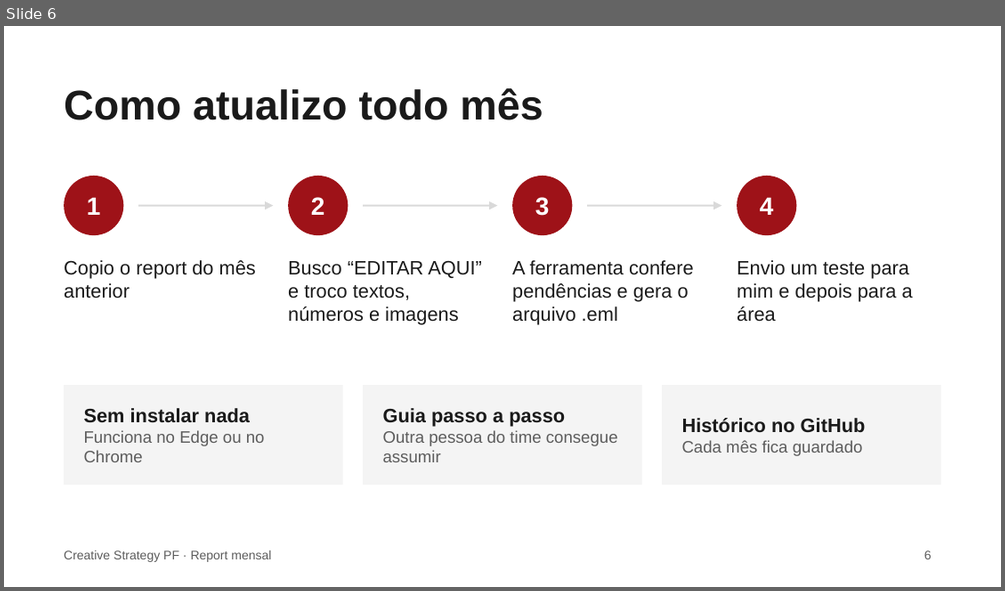
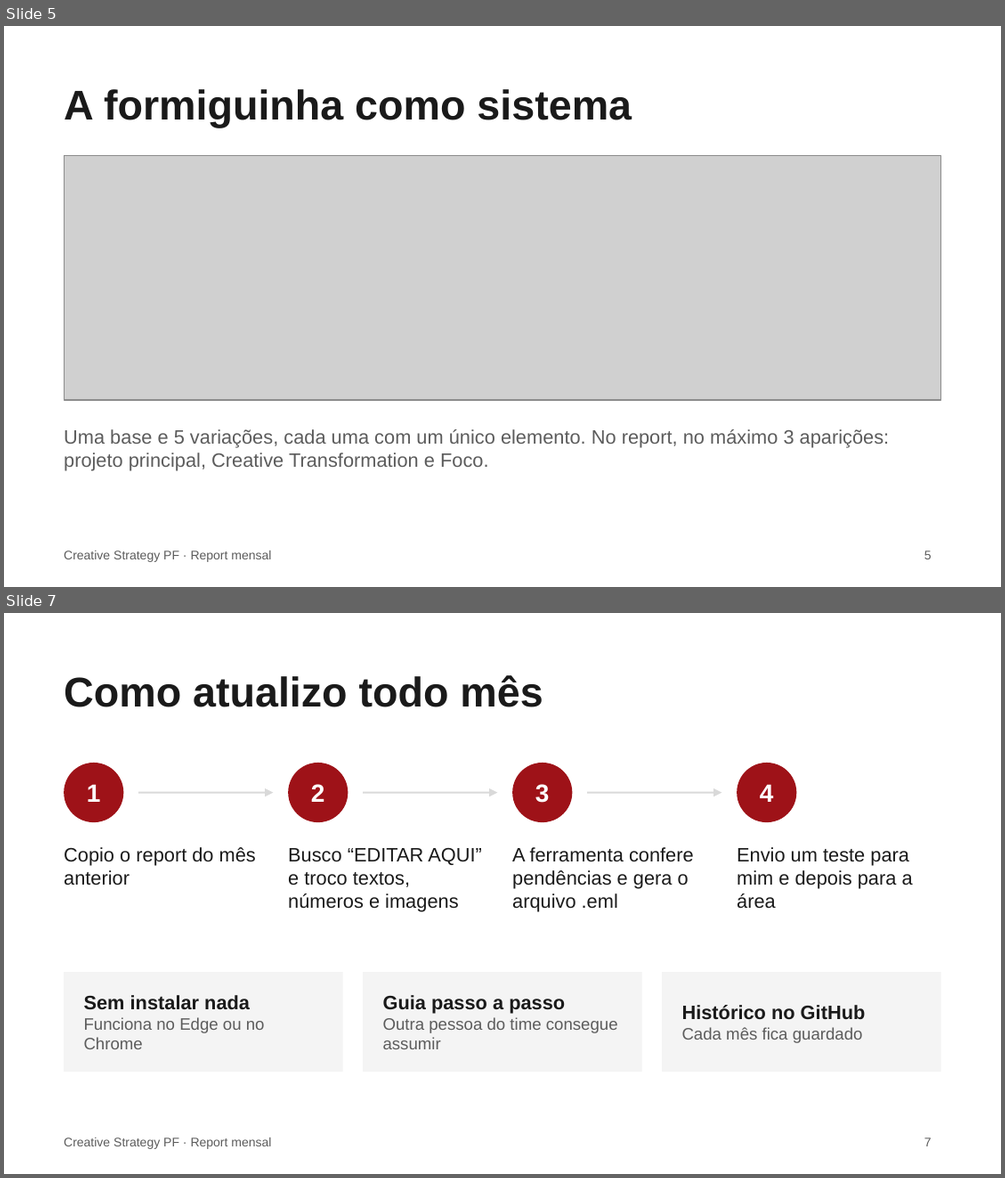
Before and after one commit to fabrizzioriccelli/report_mensal_st, a slide deck: docs/apresentacao-report-mensal.pptx. Shown one above the other, each under a label of ours: slide 6 before the commit, slides 5 and 7 after it; the slides between them are not shown. The pictures are 1005x591 and 1005x1178 pixels, drawn with LibreOffice and Linux fonts; fonts in the diff are those of the drawing; grey boxes stand for pictures. Boxes give left, top, right and bottom in pixels: in the first picture for what was removed or moved away, otherwise in the second. Text is boxed around its words. In the diff, an @@ line names an element or a change of style, - is before the commit and + after.

```diff
--- a/docs/apresentacao-report-mensal.pptx
+++ b/docs/apresentacao-report-mensal.pptx
@@ slide 5 added at [4, 26, 1001, 587], background #FFFFFF; not listed: 1 template element that a slide beside it also shows @@
@@ title added at [64, 89, 631, 127], 30 pt, text #1A1A1A, bold @@
+A formiguinha como sistema
@@ picture added at [64, 156, 941, 400] @@
@@ text added at [64, 429, 890, 471], 14 pt, text #5C5C5C @@
+Uma base e 5 variações, cada uma com um único elemento. No report, no máximo 3 aparições: projeto principal, Creative Transformation e Foco.
@@ page number added at [924, 550, 931, 559], 9 pt, text #5C5C5C @@
+5
@@ what was slide 6 is now slide 7 @@
@@ page number at [924, 1137, 931, 1146]: text changed @@
-6
+7
```
Also in this commit, not shown: 6 slides changed, 45 other files.
